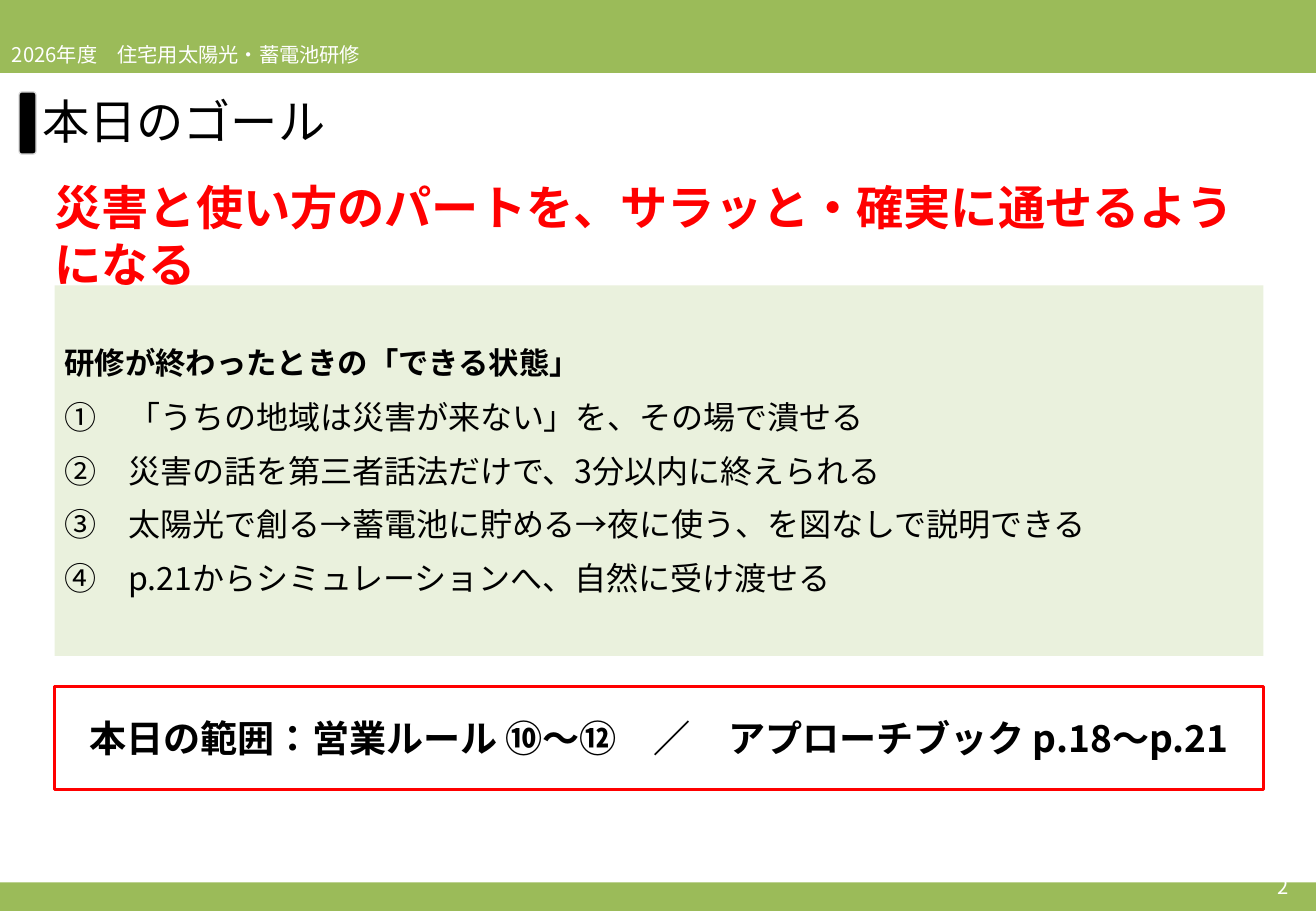
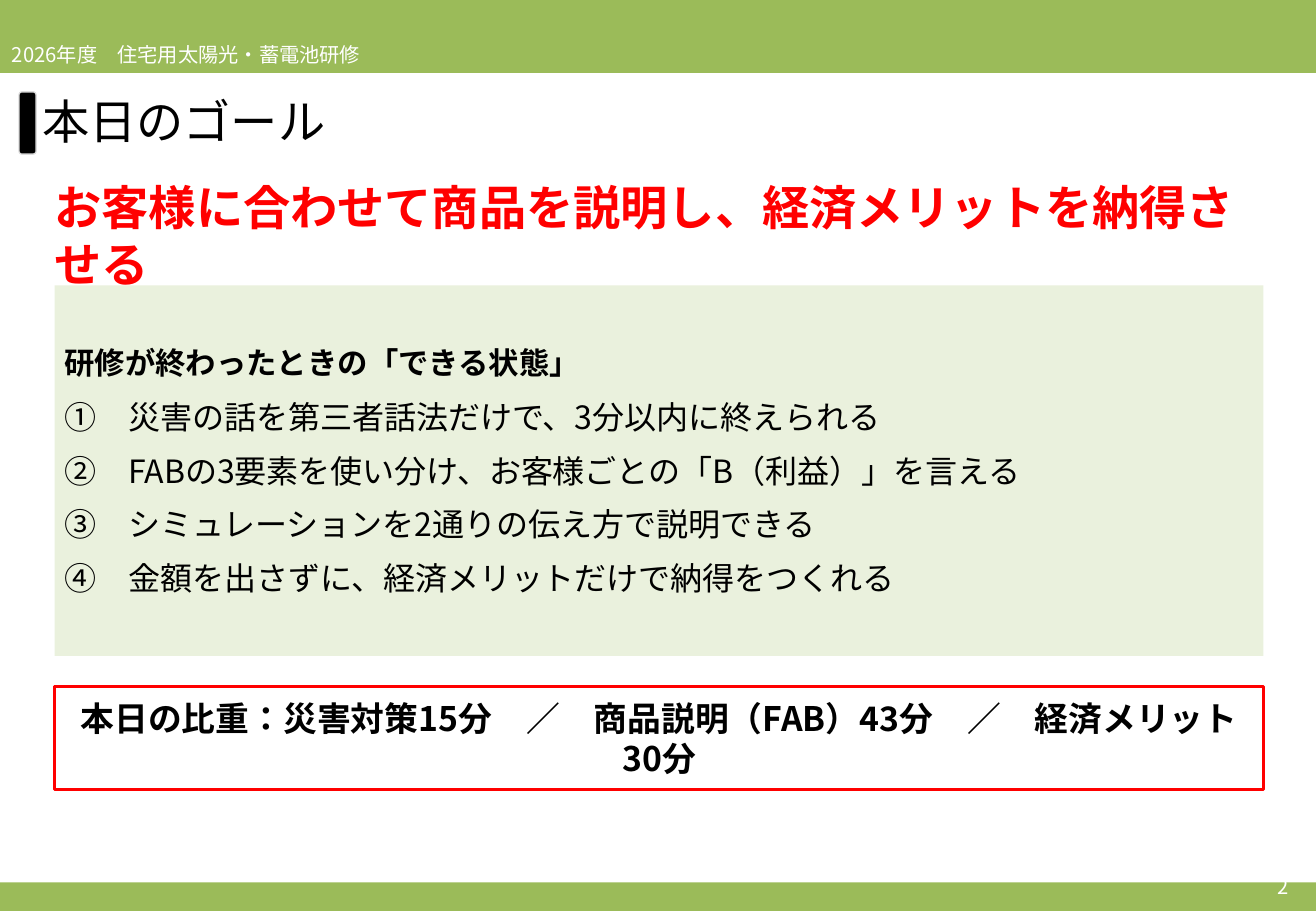
Before and after one commit to soshiro-iki-sys/-, a slide deck: slide 2 of slides/2026営業研修_第3回_必要性訴求②＆ロープレ.pptx. Drawn at 1316x911 pixels with LibreOffice and Linux fonts; fonts in the diff are those of the drawing. Boxes give left, top, right and bottom in pixels: in the first picture for what was removed or moved away, otherwise in the second. Text is boxed around its words. In the diff, an @@ line names an element or a change of style, - is before the commit and + after.

```diff
--- a/slides/2026営業研修_第3回_必要性訴求②＆ロープレ.pptx
+++ b/slides/2026営業研修_第3回_必要性訴求②＆ロープレ.pptx
@@ text at bbox=[55, 185, 1234, 230]: text changed @@
-災害と使い方のパートを、サラッと・確実に通せるようになる
+お客様に合わせて商品を説明し、経済メリットを納得させる
@@ text in rectangle at bbox=[64, 402, 1020, 593]: text changed @@
-① 「うちの地域は災害が来ない」を、その場で潰せる
-② 災害の話を第三者話法だけで、3分以内に終えられる
-③ 太陽光で創る→蓄電池に貯める→夜に使う、を図なしで説明できる
-④ p.21からシミュレーションへ、自然に受け渡せる
+① 災害の話を第三者話法だけで、3分以内に終えられる
+② FABの3要素を使い分け、お客様ごとの「B（利益）」を言える
+③ シミュレーションを2通りの伝え方で説明できる
+④ 金額を出さずに、経済メリットだけで納得をつくれる
@@ text in rectangle at bbox=[80, 702, 1238, 735]: text changed; size 22 to 20 pt @@
-本日の範囲：営業ルール ⑩〜⑫ ／ アプローチブック p.18〜p.21
+本日の比重：災害対策15分 ／ 商品説明（FAB）43分 ／ 経済メリット30分
```
Also in this commit, not shown: 22 other slides changed, 8 slides added, 5 slides removed, 2 other files.
